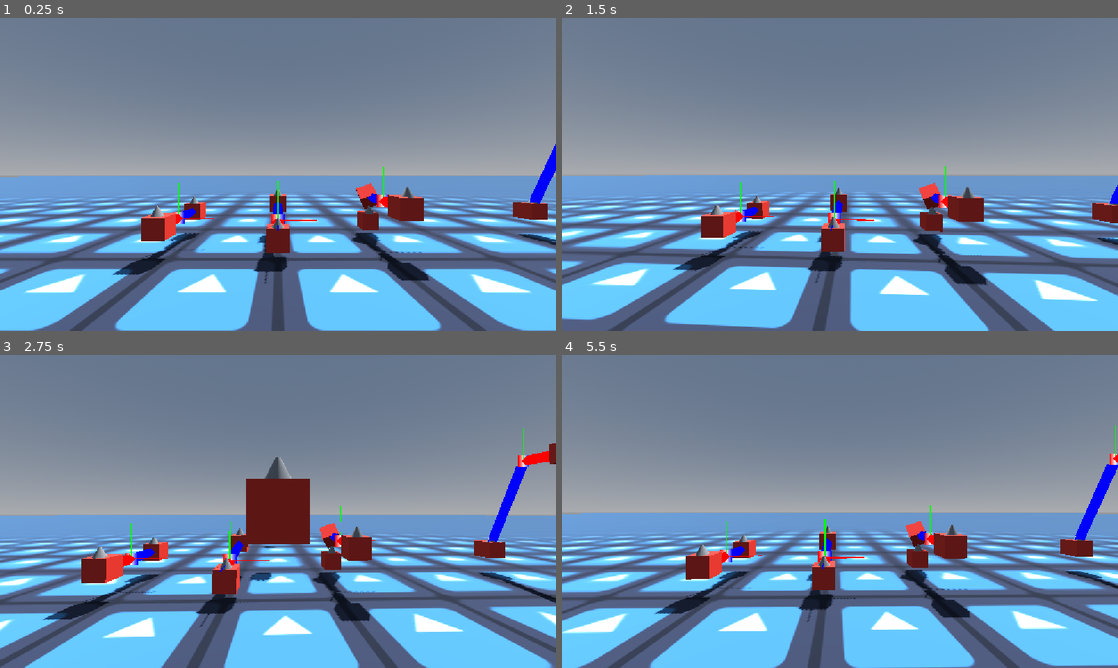
Above: before the commit, frames 1-4 (two rows, left to right).
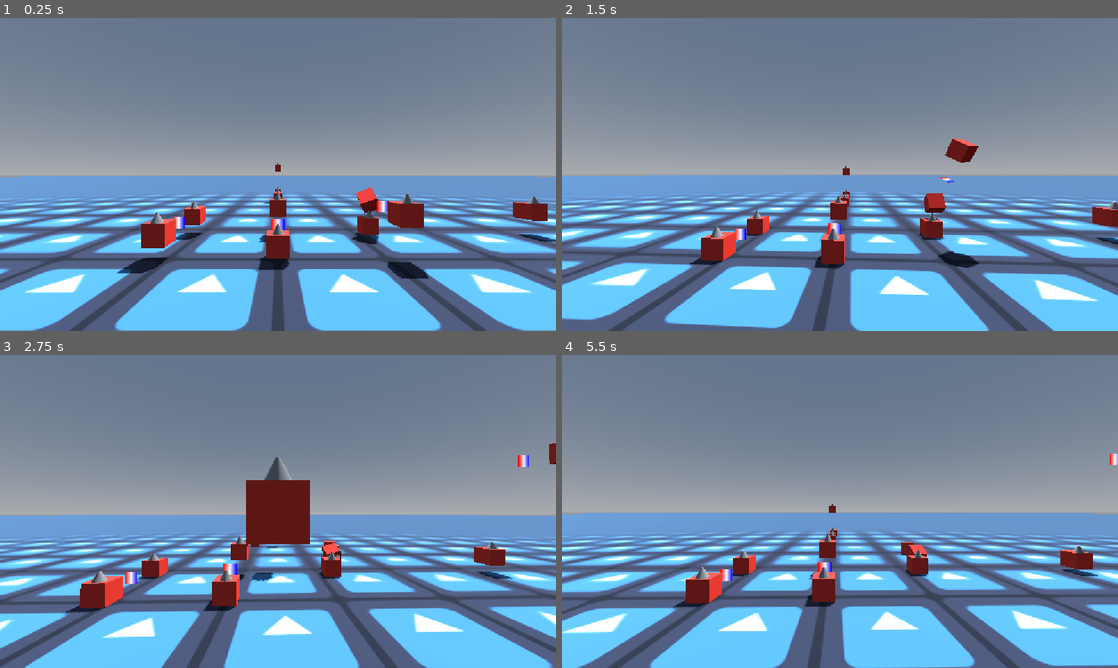
Above: after the commit, the same moments.

Repository: Deojee/new-betterer-hinges
Game: Godot game, scene res://scenes/world.tscn
Two runs of this game, one before a commit and one after it. Both use one fixed random seed, a clock stepped at 60 frames per second and the inputs below. The engine's default icon, where the game draws it, is replaced by a stand-in: a white triangle on a blue panel in a dark square.
Inputs (mouse positions are in pixels of both pictures, inside the frame that each line leads up to):
- Up to frame 1 (0.25 s): no input
- Up to frame 2 (1.5 s): move the mouse to (867, 174) at 0.52 s; tap A (a) at 0.6 s; tap D (d) at 0.8, 1.35 s; move the mouse to (812, 174) at 1.27 s
- Up to frame 3 (2.75 s): tap E (e) at 1.55 s; move the mouse to (289, 505) at 2.02 s; hold E (e) from 2.03 s (still down); tap Q (q) at 2.3 s
- Up to frame 4 (5.5 s): move the mouse to (834, 517) at 2.77 s; release E (e) at 2.78 s; tap Q (q) at 2.85 s; tap S (s) at 3.05, 3.6 s; move the mouse to (878, 514) at 3.52 s; hold T (t) 3.53-4.28 s; move the mouse to (795, 508) at 4.27 s; tap T (t) at 4.35 s; tap W (w) at 4.55, 5.1 s; move the mouse to (845, 511) at 5.02 s; tap A (a) at 5.3 s

The runs differ from the first frame. In frame 1, 2.8% of the frame differs, in the area x 20-100%, y 40-85%; in frame 2, 4.8%; in frame 3, 5.7%, in the area x 7-100%, y 23-87%; in frame 4, 5.3%.

Commit message:
springy spider

Diff:
--- a/scenes/box.tscn
+++ b/scenes/box.tscn
@@ -18,7 +18,6 @@
 
 [node name="box" type="RigidBody3D" unique_id=1039348423]
 physics_material_override = SubResource("PhysicsMaterial_036b0")
-custom_integrator = true
 
 [node name="MeshInstance3D" type="MeshInstance3D" parent="." unique_id=1274811902]
 mesh = SubResource("BoxMesh_7wv7s")
--- a/scenes/world.tscn
+++ b/scenes/world.tscn
@@ -22,6 +22,28 @@
 uv1_scale = Vector3(0.2, 0.2, 0.2)
 uv1_triplanar = true
 
+[sub_resource type="StandardMaterial3D" id="StandardMaterial3D_i7141"]
+albedo_color = Color(0.50980395, 0.50980395, 0.5529412, 1)
+metallic = 0.07
+
+[sub_resource type="PrismMesh" id="PrismMesh_71j4m"]
+size = Vector3(0.3, 0.3, 0.3)
+
+[sub_resource type="BoxMesh" id="BoxMesh_qfnet"]
+size = Vector3(1, 1, 0.69677734)
+
+[sub_resource type="BoxMesh" id="BoxMesh_71j4m"]
+size = Vector3(1.5, 1.5, 1.2)
+
+[sub_resource type="BoxShape3D" id="BoxShape3D_7wv7s"]
+size = Vector3(1.4, 1.04, 2.458)
+
+[sub_resource type="BoxMesh" id="BoxMesh_7wv7s"]
+size = Vector3(1.2, 0.3, 0.2)
+
+[sub_resource type="ConvexPolygonShape3D" id="ConvexPolygonShape3D_qfnet"]
+points = PackedVector3Array(0.3, 0.15, 0.15, 0.3, 0.15, -0.15, -0.3, 0.15, 0.15, 0.3, -0.15, 0.15, 0.3, -0.15, -0.15, -0.3, 0.15, -0.15, -0.3, -0.15, 0.15, -0.3, -0.15, -0.15)
+
 [node name="world" type="Node3D" unique_id=184105334]
 script = ExtResource("1_tlwt5")
 boxScene = ExtResource("2_aqk2v")
@@ -44,50 +66,259 @@
 transform = Transform3D(1, 0, 0, 0, 1, 0, 0, 0, 1, 1.9073486e-06, 4.3554573, 9.261028)
 projectileScene = ExtResource("2_aqk2v")
 
-[node name="box" parent="." unique_id=1039348423 instance=ExtResource("2_aqk2v")]
+[node name="chain" type="Node3D" parent="." unique_id=1588322184]
+
+[node name="box" parent="chain" unique_id=1039348423 instance=ExtResource("2_aqk2v")]
+transform = Transform3D(1, 0, 0, 0, 1, 0, 0, 0, 1, 0, 1.7744713, -15.430909)
+
+[node name="newHinge" parent="chain/box" unique_id=1618069539 node_paths=PackedStringArray("nodeA", "nodeB") instance=ExtResource("5_036b0")]
+transform = Transform3D(1, 0, 0, 0, 1, 0, 0, 0, 1, 0, 0, -1.2985373)
+nodeA = NodePath("..")
+nodeB = NodePath("../../box2")
+
+[node name="box2" parent="chain" unique_id=405563367 instance=ExtResource("2_aqk2v")]
+transform = Transform3D(1, 0, 0, 0, 1, 0, 0, 0, 1, 0, 1.7744713, -17.946888)
+
+[node name="newHinge" parent="chain/box2" unique_id=745510970 node_paths=PackedStringArray("nodeA", "nodeB") instance=ExtResource("5_036b0")]
+transform = Transform3D(1, 0, 0, 0, 1, 0, 0, 0, 1, 0, 0, -1.2985373)
+nodeA = NodePath("..")
+nodeB = NodePath("../../box3")
+
+[node name="newHinge2" parent="chain/box2" unique_id=1061007365 node_paths=PackedStringArray("nodeA", "nodeB") instance=ExtResource("5_036b0")]
+transform = Transform3D(1, 0, 0, 0, 1, 0, 0, 0, 1, 0, 0, -1.2985373)
+nodeA = NodePath("..")
+nodeB = NodePath("../../box3")
+
+[node name="box3" parent="chain" unique_id=1503133691 instance=ExtResource("2_aqk2v")]
+transform = Transform3D(1, 0, 0, 0, 1, 0, 0, 0, 1, 0, 5.4802856, -20.458097)
+
+[node name="newHinge" parent="chain/box3" unique_id=1875540338 node_paths=PackedStringArray("nodeA", "nodeB") instance=ExtResource("5_036b0")]
+transform = Transform3D(1, 0, 0, 0, 1, 0, 0, 0, 1, 0, 0, -1.2985373)
+nodeA = NodePath("..")
+nodeB = NodePath("../../box4")
+
+[node name="box4" parent="chain" unique_id=1020328121 instance=ExtResource("2_aqk2v")]
+transform = Transform3D(1, 0, 0, 0, 1, 0, 0, 0, 1, 0, 1.774, -23.632)
+
+[node name="boxes" type="Node3D" parent="." unique_id=1280663486]
+
+[node name="box" parent="boxes" unique_id=1082127744 instance=ExtResource("2_aqk2v")]
 transform = Transform3D(1, 0, 0, 0, 1, 0, 0, 0, 1, 0, 1.5033863, 0)
 
-[node name="newHinge" parent="box" unique_id=1618069539 node_paths=PackedStringArray("nodeA", "nodeB") instance=ExtResource("5_036b0")]
+[node name="newHinge" parent="boxes/box" unique_id=1284906253 node_paths=PackedStringArray("nodeA", "nodeB") instance=ExtResource("5_036b0")]
 transform = Transform3D(1, 0, 0, 0, 1, 0, 0, 0, 1, 0, 0.6426711, -0.6052365)
 nodeA = NodePath("..")
 nodeB = NodePath("../../box2")
 
-[node name="box2" parent="." unique_id=1991066375 instance=ExtResource("2_aqk2v")]
+[node name="box2" parent="boxes" unique_id=1991066375 instance=ExtResource("2_aqk2v")]
 transform = Transform3D(1, 0, 0, 0, 1, 0, 0, 0, 1, 2.3841858e-07, 2.5402124, -3.8197353)
 
-[node name="box6" parent="." unique_id=112453487 instance=ExtResource("2_aqk2v")]
+[node name="box6" parent="boxes" unique_id=112453487 instance=ExtResource("2_aqk2v")]
 transform = Transform3D(1, 0, 0, 0, 1, 0, 0, 0, 1, -5.374, 2, 0)
 
-[node name="newHinge" parent="box6" unique_id=1612553547 node_paths=PackedStringArray("nodeA", "nodeB") instance=ExtResource("5_036b0")]
+[node name="newHinge" parent="boxes/box6" unique_id=1612553547 node_paths=PackedStringArray("nodeA", "nodeB") instance=ExtResource("5_036b0")]
 transform = Transform3D(1, 0, 0, 0, 1, 0, 0, 0, 1, 0, 0, -1.7789264)
 nodeA = NodePath("..")
 nodeB = NodePath("../../box7")
 
-[node name="box7" parent="." unique_id=1667984968 instance=ExtResource("2_aqk2v")]
+[node name="box7" parent="boxes" unique_id=1667984968 instance=ExtResource("2_aqk2v")]
 transform = Transform3D(1, 0, 0, 0, 1, 0, 0, 0, 1, -5.374, 2, -4)
 
-[node name="box3" parent="." unique_id=1759587500 instance=ExtResource("2_aqk2v")]
+[node name="box3" parent="boxes" unique_id=1759587500 instance=ExtResource("2_aqk2v")]
 transform = Transform3D(1, 0, 0, 0, 1, 0, 0, 0, 1, 5.7604365, 2.857133, 0)
 
-[node name="newHinge" parent="box3" unique_id=477252310 node_paths=PackedStringArray("nodeA", "nodeB") instance=ExtResource("5_036b0")]
+[node name="newHinge" parent="boxes/box3" unique_id=477252310 node_paths=PackedStringArray("nodeA", "nodeB") instance=ExtResource("5_036b0")]
 transform = Transform3D(1, 0, 0, 0, 1, 0, 0, 0, 1, 0, 0.03180933, -1.9136293)
 nodeA = NodePath("..")
 nodeB = NodePath("../../box4")
 
-[node name="box4" parent="." unique_id=2093436559 instance=ExtResource("2_aqk2v")]
+[node name="box4" parent="boxes" unique_id=2093436559 instance=ExtResource("2_aqk2v")]
 transform = Transform3D(0.4673178, 0, 0.8840895, -0.7052433, 0.6030468, 0.37278208, -0.53314734, -0.79770595, 0.2818145, 5.7604365, 2.961073, -3.8197353)
 
-[node name="box5" parent="." unique_id=792154265 instance=ExtResource("2_aqk2v")]
+[node name="box5" parent="boxes" unique_id=792154265 instance=ExtResource("2_aqk2v")]
 transform = Transform3D(1, 0, 0, 0, 1, 0, 0, 0, 1, 5.7604365, 1.4070115, -3.8197353)
 
-[node name="newHinge" parent="." unique_id=1881358202 node_paths=PackedStringArray("nodeA", "nodeB") instance=ExtResource("5_036b0")]
+[node name="newHinge" parent="boxes" unique_id=1881358202 node_paths=PackedStringArray("nodeA", "nodeB") instance=ExtResource("5_036b0")]
 transform = Transform3D(1, 0, 0, 0, 1, 0, 0, 0, 1, 16.177208, 7.331084, -1.9136293)
 nodeA = NodePath("../box8")
 nodeB = NodePath("../box9")
 
-[node name="box8" parent="." unique_id=1282385629 instance=ExtResource("2_aqk2v")]
+[node name="box8" parent="boxes" unique_id=1282385629 instance=ExtResource("2_aqk2v")]
 transform = Transform3D(1, 0, 0, 0, 1, 0, 0, 0, 1, 16.177208, 7.2992744, 0)
 freeze = true
 
-[node name="box9" parent="." unique_id=1648154595 instance=ExtResource("2_aqk2v")]
+[node name="box9" parent="boxes" unique_id=1648154595 instance=ExtResource("2_aqk2v")]
 transform = Transform3D(1, 0, 0, 0, 1.0000001, 0, 0, 0, 1.0000001, 16.177208, 2.0496721, -3.8197353)
+
+[node name="walkerGuy" type="Node3D" parent="." unique_id=26806753]
+transform = Transform3D(1, 0, 0, 0, 1, 0, 0, 0, 1, 0, 7.051614, 15.787714)
+
+[node name="body" type="RigidBody3D" parent="walkerGuy" unique_id=621303919]
+collision_layer = 2
+linear_damp = 10.0
+angular_damp = 10.0
+
+[node name="MeshInstance3D" type="MeshInstance3D" parent="walkerGuy/body" unique_id=1982923573]
+transform = Transform3D(0.8171618, 0.5764083, -2.5195607e-08, 0, -4.371139e-08, -1, -0.5764083, 0.8171618, -3.5719278e-08, -0.19491936, -0.26298904, 1.10849)
+material_override = SubResource("StandardMaterial3D_i7141")
+mesh = SubResource("PrismMesh_71j4m")
+
+[node name="MeshInstance3D4" type="MeshInstance3D" parent="walkerGuy/body" unique_id=53450241]
+transform = Transform3D(0.8171449, -0.57643235, 2.5196659e-08, 0, -4.371139e-08, -1, 0.57643235, 0.8171449, -3.5718536e-08, 0.195, -0.263, 1.1084976)
+material_override = SubResource("StandardMaterial3D_i7141")
+mesh = SubResource("PrismMesh_71j4m")
+
+[node name="MeshInstance3D2" type="MeshInstance3D" parent="walkerGuy/body" unique_id=519335408]
+transform = Transform3D(1, 0, 0, 0, -4.371139e-08, -1, 0, 1, -4.371139e-08, 0, -0.15161133, 0.43630028)
+material_override = SubResource("StandardMaterial3D_i7141")
+mesh = SubResource("BoxMesh_qfnet")
+
+[node name="MeshInstance3D3" type="MeshInstance3D" parent="walkerGuy/body" unique_id=1063426670]
+transform = Transform3D(1, 0, 0, 0, -4.371139e-08, -1, 0, 1, -4.371139e-08, 0, 0.019399643, -0.7157736)
+material_override = SubResource("StandardMaterial3D_i7141")
+mesh = SubResource("BoxMesh_71j4m")
+
+[node name="CollisionShape3D" type="CollisionShape3D" parent="walkerGuy/body" unique_id=925974604]
+transform = Transform3D(1, 0, 0, 0, 1, 0, 0, 0, 1, 0, -0.02, -0.178)
+shape = SubResource("BoxShape3D_7wv7s")
+
+[node name="leg" type="Node3D" parent="walkerGuy" unique_id=1776860055]
+transform = Transform3D(1, 0, 0, 0, 1, 0, 0, 0, 1, -1.3263189, 0, -0.28975773)
+
+[node name="segment1" type="RigidBody3D" parent="walkerGuy/leg" unique_id=1212798613]
+collision_layer = 2
+
+[node name="MeshInstance3D" type="MeshInstance3D" parent="walkerGuy/leg/segment1" unique_id=589245563]
+mesh = SubResource("BoxMesh_7wv7s")
+
+[node name="CollisionShape3D" type="CollisionShape3D" parent="walkerGuy/leg/segment1" unique_id=1292972432]
+shape = SubResource("ConvexPolygonShape3D_qfnet")
+
+[node name="newHinge" parent="walkerGuy/leg/segment1" unique_id=1441067391 node_paths=PackedStringArray("nodeA", "nodeB") instance=ExtResource("5_036b0")]
+transform = Transform3D(1, 0, 0, 0, -4.371139e-08, -1, 0, 1, -4.371139e-08, 0.3, 0, 0)
+nodeA = NodePath("../../../body")
+nodeB = NodePath("..")
+
+[node name="segment2" type="RigidBody3D" parent="walkerGuy/leg" unique_id=939097216]
+transform = Transform3D(1, 0, 0, 0, 1, 0, 0, 0, 1, -1.2, 0, 0)
+collision_layer = 2
+
+[node name="MeshInstance3D" type="MeshInstance3D" parent="walkerGuy/leg/segment2" unique_id=2140131588]
+mesh = SubResource("BoxMesh_7wv7s")
+
+[node name="CollisionShape3D" type="CollisionShape3D" parent="walkerGuy/leg/segment2" unique_id=1527993843]
+shape = SubResource("ConvexPolygonShape3D_qfnet")
+
+[node name="newHinge" parent="walkerGuy/leg/segment2" unique_id=1111536209 node_paths=PackedStringArray("nodeA", "nodeB") instance=ExtResource("5_036b0")]
+transform = Transform3D(1, 0, 0, 0, 1, 0, 0, 0, 1, 0.6, 0, 0)
+nodeA = NodePath("../../segment1")
+nodeB = NodePath("..")
+
+[node name="segment3" type="RigidBody3D" parent="walkerGuy/leg" unique_id=2064987616]
+transform = Transform3D(1, 0, 0, 0, 1, 0, 0, 0, 1, -2.4, 0, 0)
+collision_layer = 2
+
+[node name="MeshInstance3D" type="MeshInstance3D" parent="walkerGuy/leg/segment3" unique_id=1475534195]
+mesh = SubResource("BoxMesh_7wv7s")
+
+[node name="CollisionShape3D" type="CollisionShape3D" parent="walkerGuy/leg/segment3" unique_id=1253638260]
+shape = SubResource("ConvexPolygonShape3D_qfnet")
+
+[node name="newHinge" parent="walkerGuy/leg/segment3" unique_id=1928668206 node_paths=PackedStringArray("nodeA", "nodeB") instance=ExtResource("5_036b0")]
+transform = Transform3D(1, 0, 0, 0, 1, 0, 0, 0, 1, 0.6, 0, 0)
+nodeA = NodePath("../../segment2")
+nodeB = NodePath("..")
+
+[node name="leg2" type="Node3D" parent="walkerGuy" unique_id=152294220]
+transform = Transform3D(0.9002447, 0, -0.4353842, 0, 1, 0, 0.4353842, 0, 0.9002447, -1.2100782, 0, -0.8148918)
+
+[node name="segment1" type="RigidBody3D" parent="walkerGuy/leg2" unique_id=645457119]
+collision_layer = 2
+
+[node name="MeshInstance3D" type="MeshInstance3D" parent="walkerGuy/leg2/segment1" unique_id=2033182443]
+mesh = SubResource("BoxMesh_7wv7s")
+
+[node name="CollisionShape3D" type="CollisionShape3D" parent="walkerGuy/leg2/segment1" unique_id=1715789435]
+shape = SubResource("ConvexPolygonShape3D_qfnet")
+
+[node name="newHinge" parent="walkerGuy/leg2/segment1" unique_id=2111575608 node_paths=PackedStringArray("nodeA", "nodeB") instance=ExtResource("5_036b0")]
+transform = Transform3D(1, 0, 0, 0, -4.371139e-08, -1, 0, 1, -4.371139e-08, 0.3, 0, 0)
+nodeA = NodePath("../../../body")
+nodeB = NodePath("..")
+
+[node name="segment2" type="RigidBody3D" parent="walkerGuy/leg2" unique_id=1328206553]
+transform = Transform3D(1, 0, 0, 0, 1, 0, 0, 0, 1, -1.2, 0, 0)
+collision_layer = 2
+
+[node name="MeshInstance3D" type="MeshInstance3D" parent="walkerGuy/leg2/segment2" unique_id=60680410]
+mesh = SubResource("BoxMesh_7wv7s")
+
+[node name="CollisionShape3D" type="CollisionShape3D" parent="walkerGuy/leg2/segment2" unique_id=702124126]
+shape = SubResource("ConvexPolygonShape3D_qfnet")
+
+[node name="newHinge" parent="walkerGuy/leg2/segment2" unique_id=380964491 node_paths=PackedStringArray("nodeA", "nodeB") instance=ExtResource("5_036b0")]
+transform = Transform3D(1, 0, 0, 0, 1, 0, 0, 0, 1, 0.6, 0, 0)
+nodeA = NodePath("../../segment1")
+nodeB = NodePath("..")
+
+[node name="segment3" type="RigidBody3D" parent="walkerGuy/leg2" unique_id=732759269]
+transform = Transform3D(1, 0, 0, 0, 1, 0, 0, 0, 1, -2.4, 0, 0)
+collision_layer = 2
+
+[node name="MeshInstance3D" type="MeshInstance3D" parent="walkerGuy/leg2/segment3" unique_id=1741571491]
+mesh = SubResource("BoxMesh_7wv7s")
+
+[node name="CollisionShape3D" type="CollisionShape3D" parent="walkerGuy/leg2/segment3" unique_id=978406472]
+shape = SubResource("ConvexPolygonShape3D_qfnet")
+
+[node name="newHinge" parent="walkerGuy/leg2/segment3" unique_id=376682758 node_paths=PackedStringArray("nodeA", "nodeB") instance=ExtResource("5_036b0")]
+transform = Transform3D(1, 0, 0, 0, 1, 0, 0, 0, 1, 0.6, 0, 0)
+nodeA = NodePath("../../segment2")
+nodeB = NodePath("..")
+
+[node name="leg3" type="Node3D" parent="walkerGuy" unique_id=1807992705]
+transform = Transform3D(0.66400176, 0, 0.74773115, 0, 1, 0, -0.74773115, 0, 0.66400176, -1.0413427, 0, 0.4306736)
+
+[node name="segment1" type="RigidBody3D" parent="walkerGuy/leg3" unique_id=1269346720]
+collision_layer = 2
+
+[node name="MeshInstance3D" type="MeshInstance3D" parent="walkerGuy/leg3/segment1" unique_id=42121531]
+mesh = SubResource("BoxMesh_7wv7s")
+
+[node name="CollisionShape3D" type="CollisionShape3D" parent="walkerGuy/leg3/segment1" unique_id=2089770416]
+shape = SubResource("ConvexPolygonShape3D_qfnet")
+
+[node name="newHinge" parent="walkerGuy/leg3/segment1" unique_id=1302174668 node_paths=PackedStringArray("nodeA", "nodeB") instance=ExtResource("5_036b0")]
+transform = Transform3D(1, 0, 0, 0, -4.371139e-08, -1, 0, 1, -4.371139e-08, 0.3, 0, 0)
+nodeA = NodePath("../../../body")
+nodeB = NodePath("..")
+
+[node name="segment2" type="RigidBody3D" parent="walkerGuy/leg3" unique_id=915447648]
+transform = Transform3D(1, 0, 0, 0, 1, 0, 0, 0, 1, -1.2, 0, 0)
+collision_layer = 2
+
+[node name="MeshInstance3D" type="MeshInstance3D" parent="walkerGuy/leg3/segment2" unique_id=1248635443]
+mesh = SubResource("BoxMesh_7wv7s")
+
+[node name="CollisionShape3D" type="CollisionShape3D" parent="walkerGuy/leg3/segment2" unique_id=1696819518]
+shape = SubResource("ConvexPolygonShape3D_qfnet")
+
+[node name="newHinge" parent="walkerGuy/leg3/segment2" unique_id=507631394 node_paths=PackedStringArray("nodeA", "nodeB") instance=ExtResource("5_036b0")]
+transform = Transform3D(1, 0, 0, 0, 1, 0, 0, 0, 1, 0.6, 0, 0)
+nodeA = NodePath("../../segment1")
+nodeB = NodePath("..")
+
+[node name="segment3" type="RigidBody3D" parent="walkerGuy/leg3" unique_id=891769048]
+transform = Transform3D(1, 0, 0, 0, 1, 0, 0, 0, 1, -2.4, 0, 0)
+collision_layer = 2
+
+[node name="MeshInstance3D" type="MeshInstance3D" parent="walkerGuy/leg3/segment3" unique_id=1914936873]
+mesh = SubResource("BoxMesh_7wv7s")
+
+[node name="CollisionShape3D" type="CollisionShape3D" parent="walkerGuy/leg3/segment3" unique_id=1099182777]
+shape = SubResource("ConvexPolygonShape3D_qfnet")
+
+[node name="newHinge" parent="walkerGuy/leg3/segment3" unique_id=1210673957 node_paths=PackedStringArray("nodeA", "nodeB") instance=ExtResource("5_036b0")]
+transform = Transform3D(1, 0, 0, 0, 1, 0, 0, 0, 1, 0.6, 0, 0)
+nodeA = NodePath("../../segment2")
+nodeB = NodePath("..")
--- a/scripts/newHinge.gd
+++ b/scripts/newHinge.gd
@@ -37,6 +37,9 @@
 	axisOffsetA = offsetTrans.affine_inverse() * nodeA.global_transform
 	axisOffsetB = offsetTrans.affine_inverse() * nodeB.global_transform
 
+	nodeA.add_collision_exception_with(nodeB)
+	nodeB.add_collision_exception_with(nodeA)
+
 	pass
 
 var TPS:
@@ -72,24 +75,32 @@
 	var objectAAxis
 	if objectAAngleOffAxis > 0 and !nodeA.freeze:
 		objectAAxis = (objAAxis.cross(middle.basis.z)).normalized()
-		nodeA.rotate(objectAAxis,objectAAngleOffAxis )
+
+		#nodeA.angular_velocity -= nodeA.angular_velocity.dot(objectAAxis) * objectAAxis * 0.5
+		var dif = (objectAAxis * objectAAngleOffAxis * TPS ) - nodeA.angular_velocity
+		nodeA.angular_velocity += dif/2.0
+		nodeB.angular_velocity -= dif/2.0
 
 	var objBAxis = -(objectBPoint.origin - objectAxisBPoint.origin)
 	var objectBAngleOffAxis = objBAxis.angle_to(middle.basis.z)
 	var objectBAxis
 	if objectBAngleOffAxis > 0 and !nodeB.freeze:
 		objectBAxis = (objBAxis.cross(middle.basis.z)).normalized()
-		nodeB.rotate(objectBAxis,objectBAngleOffAxis)
 
-	pass
+		var dif = (objectBAxis * objectBAngleOffAxis * TPS ) - nodeB.angular_velocity
+
+		nodeA.angular_velocity -= dif/2.0
+		nodeB.angular_velocity += dif/2.0
+
+
 
 func showMiddle():
 
 	var objectAPoint = nodeA.global_transform * offsetA.affine_inverse()
 	var objectBPoint = nodeB.global_transform * offsetB.affine_inverse()
 
-	Mathy.draw_line_between(get_tree(),objectAPoint.origin,nodeA.global_position,0.3,Color.RED)
-	Mathy.draw_line_between(get_tree(),objectBPoint.origin,nodeB.global_position,0.3,Color.BLUE)
+	#Mathy.draw_line_between(get_tree(),objectAPoint.origin,nodeA.global_position,0.3,Color.RED)
+	#Mathy.draw_line_between(get_tree(),objectBPoint.origin,nodeB.global_position,0.3,Color.BLUE)
 
 
 	var middle = objectAPoint.interpolate_with(objectBPoint,0.5)
@@ -99,43 +110,40 @@
 
 
 
-	var aTarget = -(objectAPoint.origin - middle.origin) #* TPS
-	var bTarget = -(objectBPoint.origin - middle.origin) #* TPS
+	var aTarget = -(objectAPoint.origin - middle.origin) * TPS
+	var bTarget = -(objectBPoint.origin - middle.origin) * TPS
 	var aTargetDir = aTarget.normalized()
 	var bTargetDir = bTarget.normalized()
 
-	#var aDif = aTarget - nodeA.linear_velocity
-	#var bDif = bTarget - nodeB.linear_velocity
 
-	#nodeA.linear_velocity += (aDif - bDif)/2.0
-	#nodeB.linear_velocity += (bDif - aDif)/2.0
+	var aDif = aTarget - nodeA.linear_velocity
+	var bDif = bTarget - nodeB.linear_velocity
 
+	var linearVel = (nodeA.linear_velocity + nodeB.linear_velocity)/20.0
+
+	var divisor = 2.0
+
+	nodeA.linear_velocity += (aDif)/divisor
+	nodeB.linear_velocity -= (aDif)/divisor
+
+	nodeA.linear_velocity -= (bDif)/divisor
+	nodeB.linear_velocity += (bDif)/divisor
+
+
+
+	#nodeA.linear_velocity = aTarget
+	#nodeB.linear_velocity = bTarget
 	#prints("before:",nodeB.linear_velocity)
 
-	var velA = (
-		nodeA.linear_velocity -
-		aTargetDir.dot(nodeA.linear_velocity) * aTargetDir +
-		-aTargetDir * (aTarget).length()
-		)
 
-	nodeA.linear_velocity = (
-		nodeA.linear_velocity -
-		-aTargetDir * (aTarget.length() -aTargetDir.dot(nodeA.linear_velocity))
-		)
-
-	nodeB.linear_velocity = (
-		nodeB.linear_velocity -
-		-bTargetDir * (bTarget.length() -bTargetDir.dot(nodeB.linear_velocity))
-		)
-
-	prints(bTarget.length(),nodeB.linear_velocity.dot(bTargetDir))
+	#prints(bTarget.length(),nodeB.linear_velocity.dot(bTargetDir))
 	#prints("after:",nodeB.linear_velocity)
 
-	Mathy.draw_debug_sphere(get_tree(),nodeB.global_position + nodeB.linear_velocity/TPS,0.5,Color.LIME)
+	#Mathy.draw_debug_sphere(get_tree(),nodeB.global_position + nodeB.linear_velocity/TPS,0.5,Color.LIME)
 
 	#nodeA.rotation = middle.basis.get_euler()
 	#nodeB.rotation = middle.basis.get_euler()
 
-	Mathy.draw_transform(get_tree(),objectAPoint,0.5)
-	Mathy.draw_transform(get_tree(),objectBPoint,1.0)
-	Mathy.draw_transform(get_tree(),middle,2.0)
+	#Mathy.draw_transform(get_tree(),objectAPoint,0.5)
+	#Mathy.draw_transform(get_tree(),objectBPoint,1.0)
+	#Mathy.draw_transform(get_tree(),middle,2.0)
